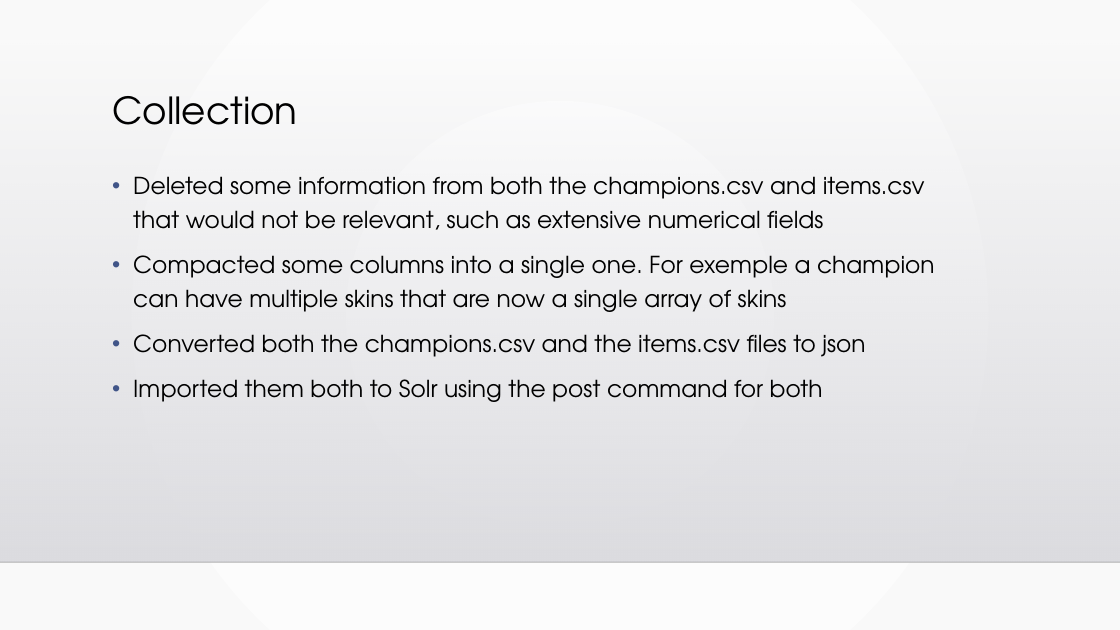
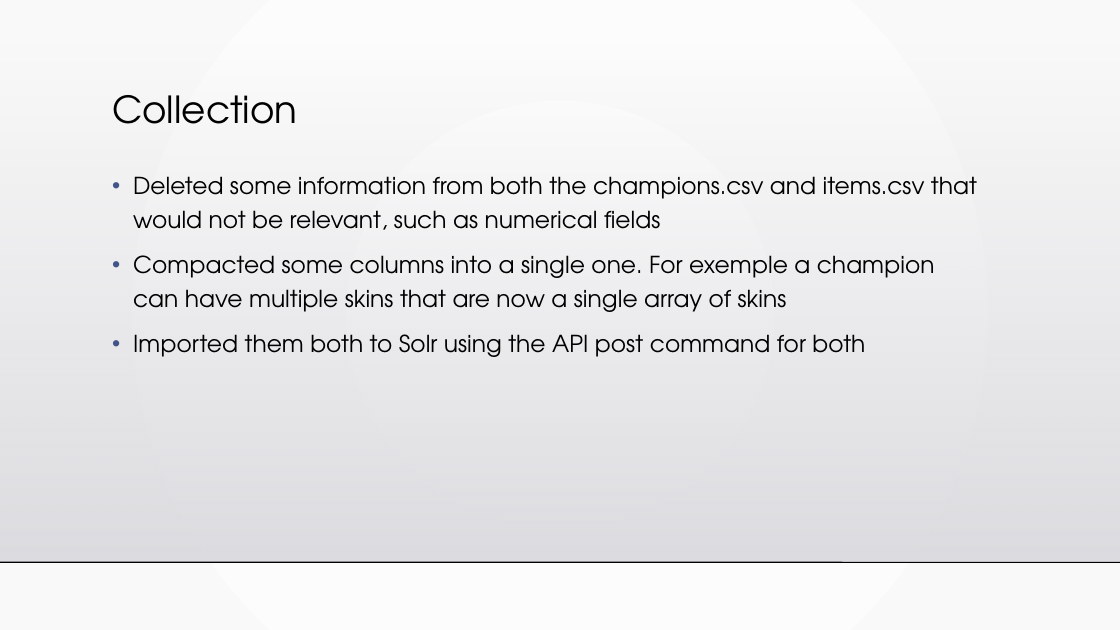
Before and after one commit to MiNeves00/PRI2021, a slide deck: slide 2 of docs/apresentacao2.pptx. Drawn at 1120x630 pixels with LibreOffice and Linux fonts; fonts in the diff are those of the drawing; background and template pictures are left out. Boxes give left, top, right and bottom in pixels: in the first picture for what was removed or moved away, otherwise in the second. Text is boxed around its words. In the diff, an @@ line names an element or a change of style, - is before the commit and + after.

Commit message:
updated ppt

```diff
--- a/docs/apresentacao2.pptx
+++ b/docs/apresentacao2.pptx
@@ background gradient #FFFFFF to #FAFAFA to gradient #FFFFFF to #F9F9F9 @@
@@ text at <box>133,176,977,230</box>: text changed @@
-• Deleted some information from both the champions.csv and items.csv that would not be relevant, such as extensive numerical fields
+• Deleted some information from both the champions.csv and items.csv that would not be relevant, such as numerical fields
@@ text at <box>133,334,865,357</box>: text changed @@
-• Converted both the champions.csv and the items.csv files to json
-• Imported them both to Solr using the post command for both
+• Imported them both to Solr using the API post command for both
@@ line (0, 562) - (1120, 562): stroke #000001 1 pt to #000001 0.99 pt @@
```
Also in this commit, not shown: 15 other slides changed, 1 other file.
